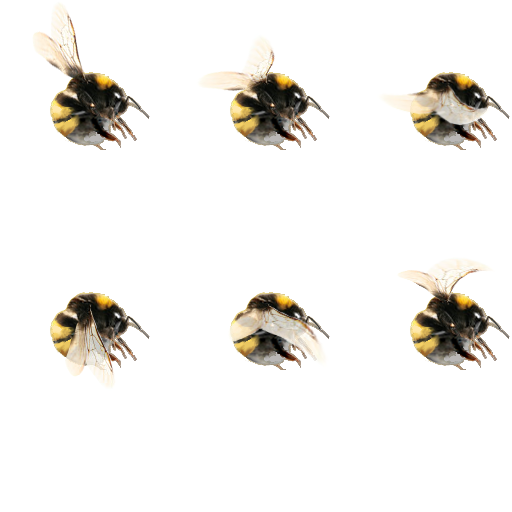
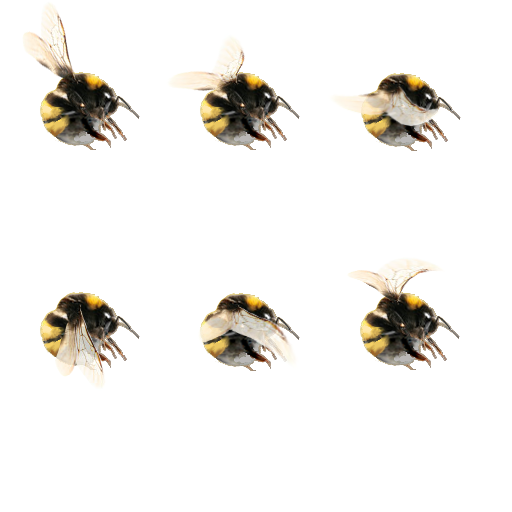
Two versions of the same layered image (512 x 512). Layer-by-layer changes:
added layer "all" above "Wings" over bbox(22, 2, 461, 389)
hid group "Wings" (1 layers) over bbox(22, 2, 497, 389)
"wings 6": opacity 80% → 100%, painted on it over bbox(22, 2, 497, 389)
removed layer "wings 5" (was 80%) from group "Wings" over bbox(227, 304, 330, 371)
removed layer "wings 4" (was 80%) from group "Wings" over bbox(65, 304, 116, 389)
removed layer "wings 3" (was 80%) from group "Wings" over bbox(374, 82, 493, 126)
removed layer "wings 2" (was 80%) from group "Wings" over bbox(195, 35, 277, 92)
removed layer "wings 1" (was 80%) from group "Wings" over bbox(32, 2, 89, 85)
hid group "bumblebee" (1 layers) over bbox(40, 72, 510, 370)
painted on "b 6" over bbox(40, 72, 510, 370)
removed layer "b 5" from group "bumblebee" over bbox(230, 292, 330, 370)
removed layer "b 4" from group "bumblebee" over bbox(50, 292, 150, 370)
removed layer "b 3" from group "bumblebee" over bbox(410, 72, 510, 150)
removed layer "b 2" from group "bumblebee" over bbox(230, 72, 330, 150)
removed layer "b 1" from group "bumblebee" over bbox(50, 72, 150, 150)
